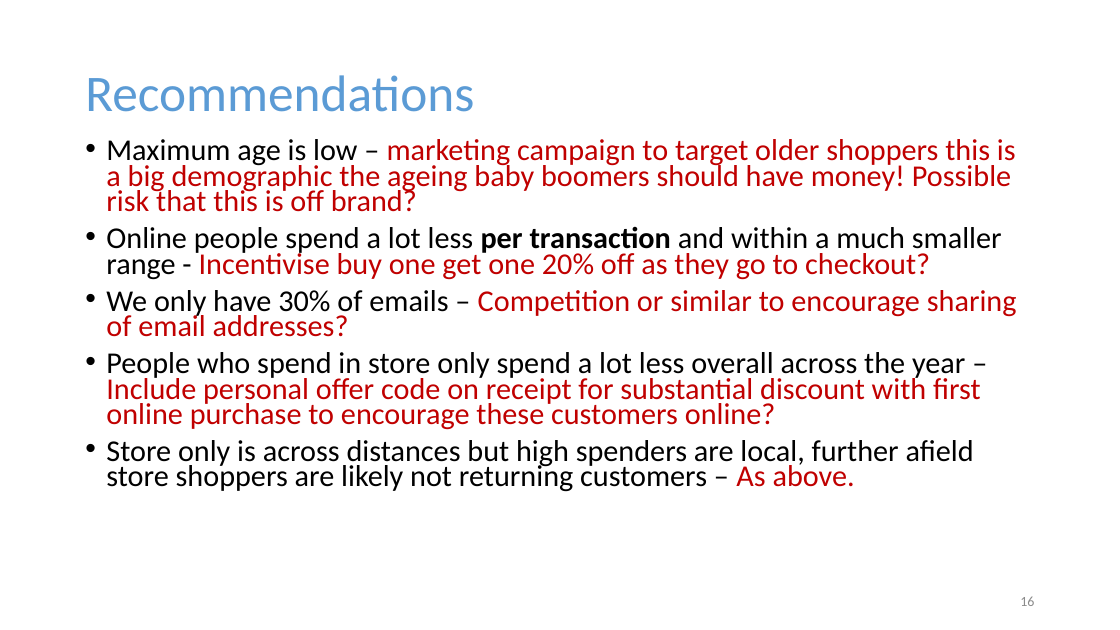
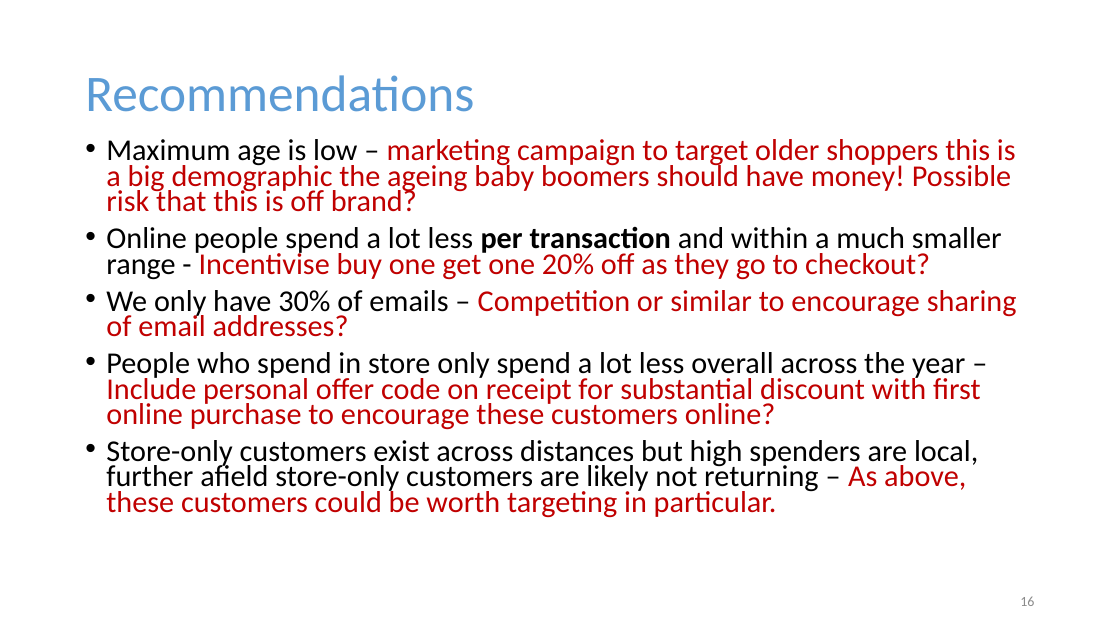
Before and after one commit to LornaMaven/Clarks-assignment, a slide deck: slide 16 of Clarks presentation.pptx. Drawn at 1120x630 pixels with LibreOffice and Linux fonts; fonts in the diff are those of the drawing. Boxes give left, top, right and bottom in pixels: in the first picture for what was removed or moved away, otherwise in the second. Text is boxed around its words. In the diff, an @@ line names an element or a change of style, - is before the commit and + after.

```diff
--- a/Clarks presentation.pptx
+++ b/Clarks presentation.pptx
@@ text at (106, 440, 978, 518): text changed @@
-• Store only is across distances but high spenders are local, further afield store shoppers are likely not returning customers – As above.
+• Store-only customers exist across distances but high spenders are local, further afield store-only customers are likely not returning – As above, these customers could be worth targeting in particular.
```
Also in this commit, not shown: 8 other slides changed.
